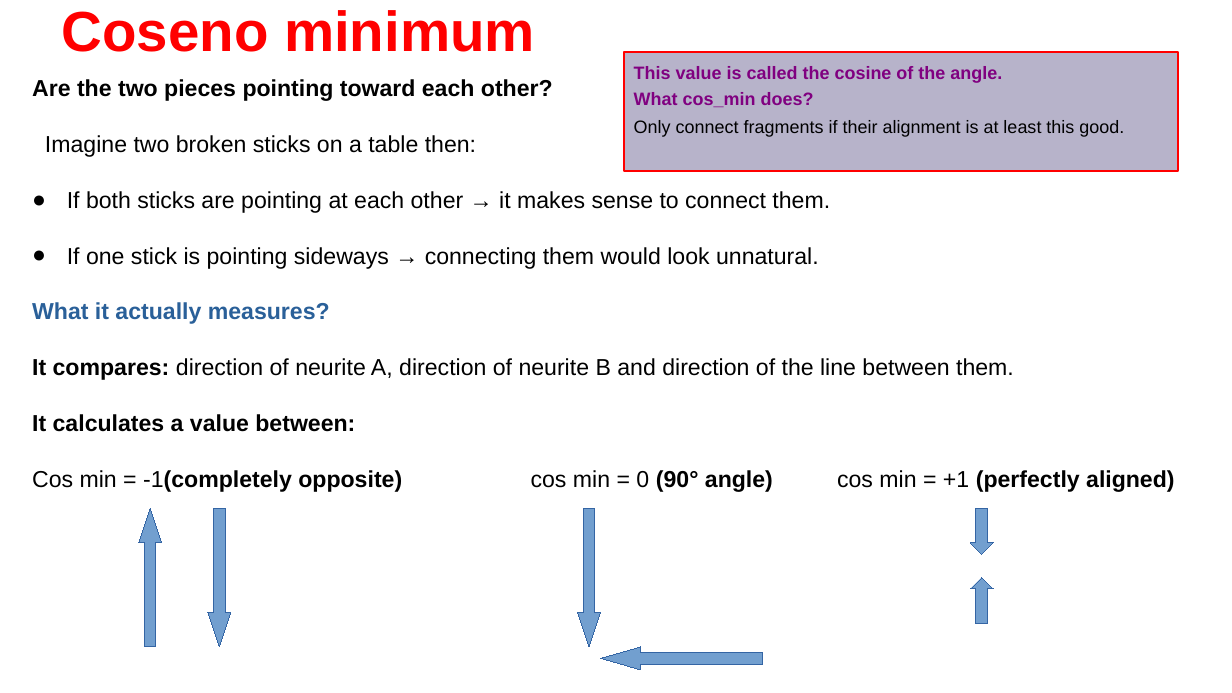
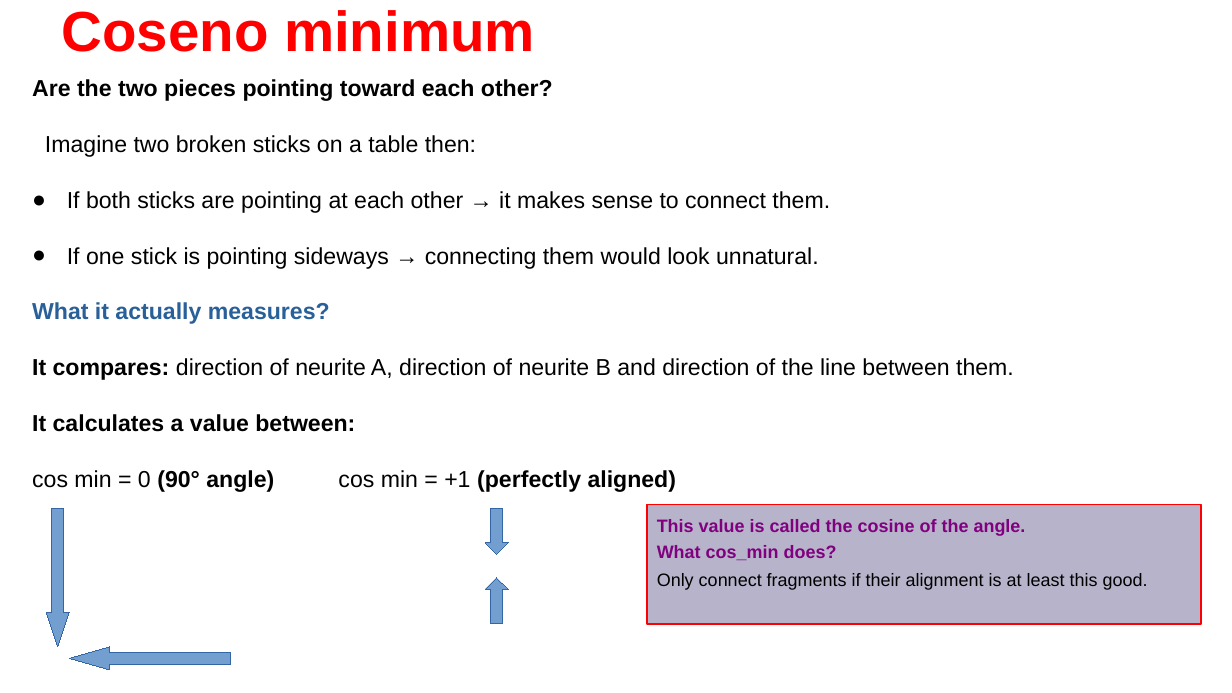
Before and after one commit to Nahuel88Ar/Lysosomes, a slide deck: slide 5 of UPDATE 19-2.pptx (slide 4 before the commit). Drawn at 1232x693 pixels with LibreOffice and Linux fonts; fonts in the diff are those of the drawing; background and template pictures are left out. Boxes give left, top, right and bottom in pixels: in the first picture for what was removed or moved away, otherwise in the second. Text is boxed around its words. In the diff, an @@ line names an element or a change of style, - is before the commit and + after.

```diff
--- a/UPDATE 19-2.pptx
+++ b/UPDATE 19-2.pptx
@@ text at (32,470,676,492): text changed @@
-Cos min = -1(completely opposite) cos min = 0 (90° angle) cos min = +1 (perfectly aligned)
+cos min = 0 (90° angle) cos min = +1 (perfectly aligned)
@@ down arrow: place and size @@
-down arrow at (208,508,231,647)
+down arrow at (46,508,69,647)
@@ up arrow removed at (139,508,162,647) @@
@@ down arrow: place and size @@
-down arrow at (970,508,994,555)
+down arrow at (485,508,508,555)
@@ down arrow removed at (578,508,601,647) @@
@@ rectangle "This value is called the ...": place and size @@
-rectangle "This value is called the ..." at (624,52,1178,171)
+rectangle "This value is called the ..." at (647,505,1202,624)
@@ up arrow: place and size @@
-up arrow at (970,578,994,624)
+up arrow at (485,578,508,624)
@@ left arrow: place and size @@
-left arrow at (601,647,762,670)
+left arrow at (69,647,231,670)
```
Also in this commit, not shown: 1 other slide changed, 1 slide added, 2 other files.
